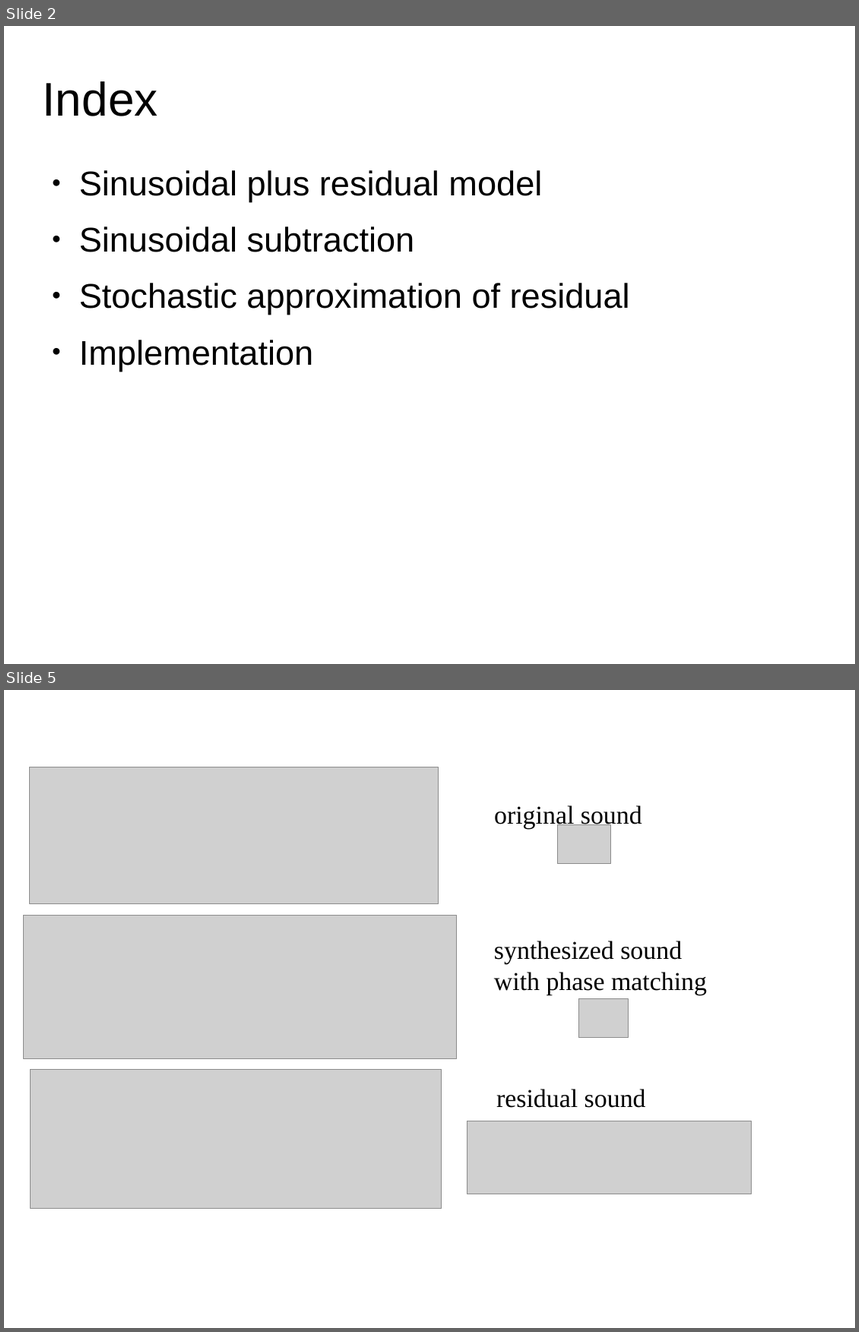
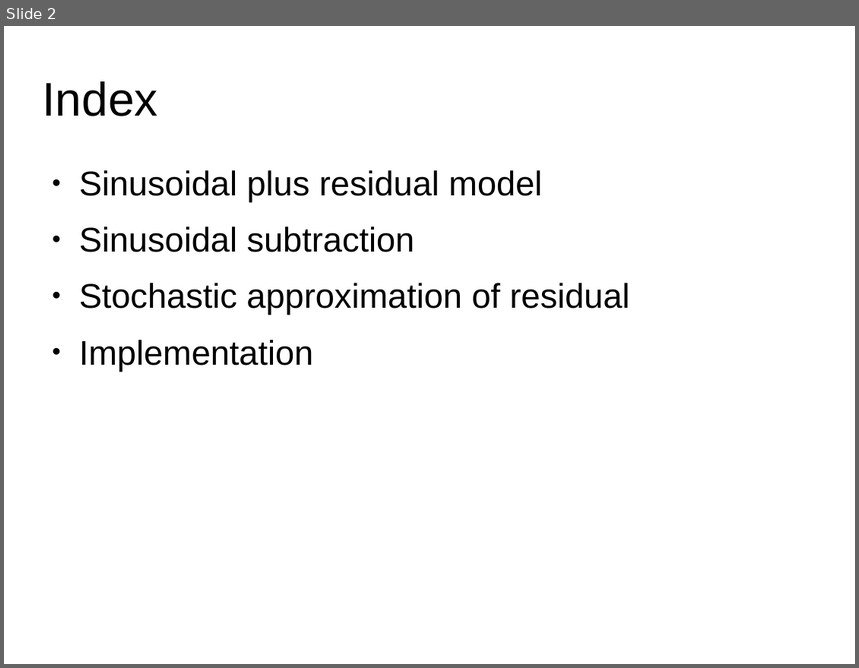
Before and after one commit to MTG/sms-tools, a slide deck: teaching-material/lectures/lect7-Sinusoidal-plus-Residual-model/7-Sinusoidal-plus-Residual-model.odp. Shown one above the other, each under a label of ours: slides 2 and 5 before the commit, slide 2 after it; the slides between them are not shown. The pictures are 859x1332 and 859x668 pixels, drawn with LibreOffice and Linux fonts; fonts in the diff are those of the drawing; grey boxes stand for pictures. Boxes give left, top, right and bottom in pixels: in the first picture for what was removed or moved away, otherwise in the second. Text is boxed around its words. In the diff, an @@ line names an element or a change of style, - is before the commit and + after.

```diff
--- a/teaching-material/lectures/lect7-Sinusoidal-plus-Residual-model/7-Sinusoidal-plus-Residual-model.odp
+++ b/teaching-material/lectures/lect7-Sinusoidal-plus-Residual-model/7-Sinusoidal-plus-Residual-model.odp
@@ slide 5 removed at box(4, 690, 855, 1328), background #FFFFFF @@
@@ picture removed at box(30, 768, 438, 904) @@
@@ text removed at box(494, 806, 642, 830) @@
-original sound
@@ picture removed at box(558, 825, 611, 864) @@
@@ picture removed at box(23, 916, 457, 1059) @@
@@ text removed at box(494, 941, 707, 996) @@
-synthesized sound
-with phase matching
@@ picture removed at box(579, 999, 628, 1037) @@
@@ picture removed at box(31, 1070, 441, 1209) @@
@@ text removed at box(496, 1089, 646, 1108) @@
-residual sound
@@ picture removed at box(468, 1121, 752, 1194) @@
```
Also in this commit, not shown: 6 slides changed, 9 slides added, 7 other slides removed, 19 other files.
